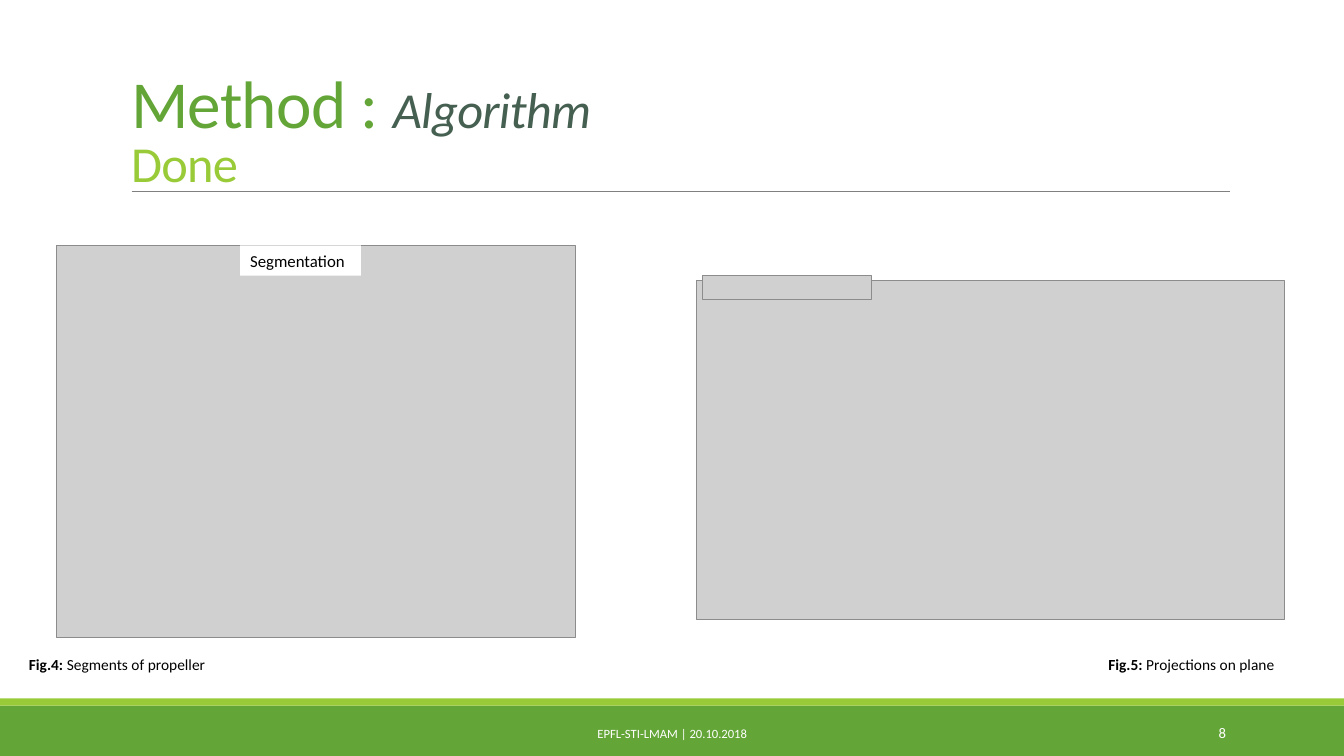
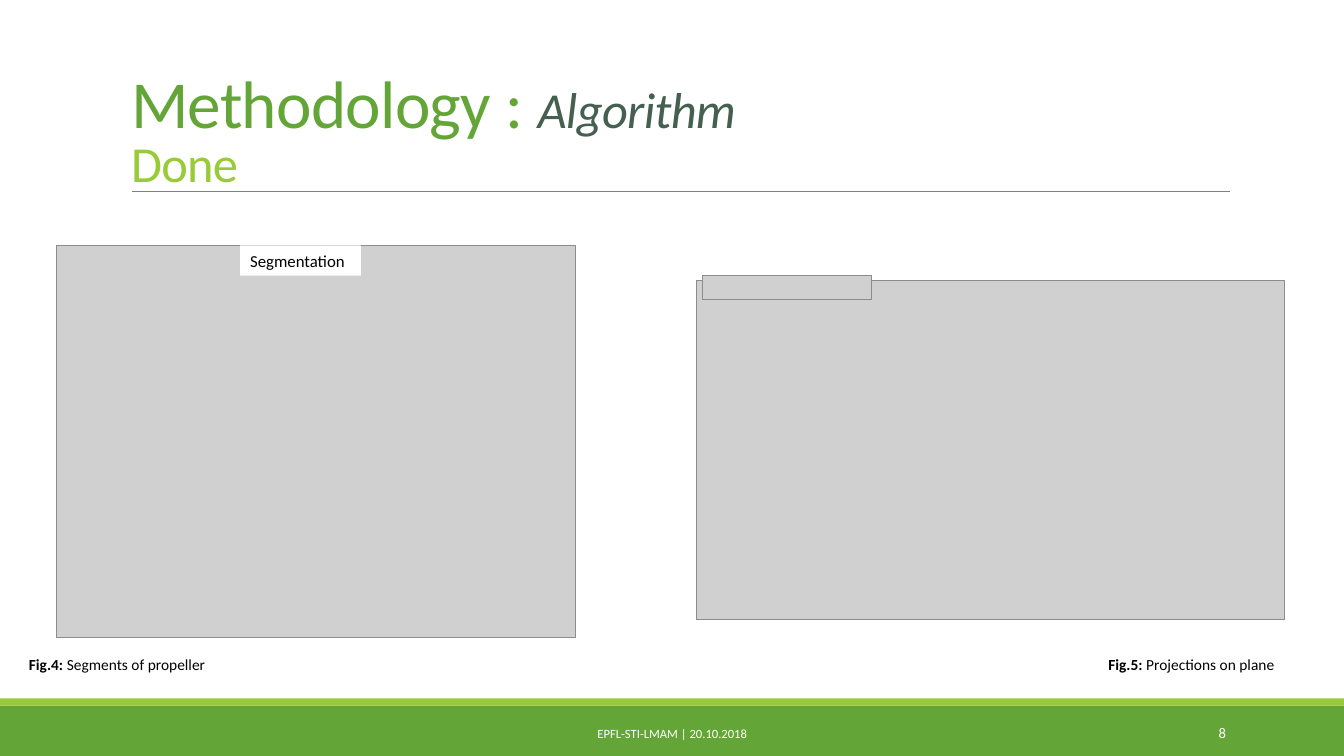
Before and after one commit to PaulineMauryL/PropellerProject, a slide deck: slide 8 of V2_midterm.pptx. Drawn at 1344x756 pixels with LibreOffice and Linux fonts; fonts in the diff are those of the drawing; grey boxes stand for pictures. Boxes give left, top, right and bottom in pixels: in the first picture for what was removed or moved away, otherwise in the second. Text is boxed around its words. In the diff, an @@ line names an element or a change of style, - is before the commit and + after.

```diff
--- a/V2_midterm.pptx
+++ b/V2_midterm.pptx
@@ title at box(131, 81, 736, 192): text changed; text colour #455F51 to #63A537 @@
-Method : Algorithm
-Done
+Methodology : Algorithm
+Done
```
Also in this commit, not shown: 3 other slides changed.
